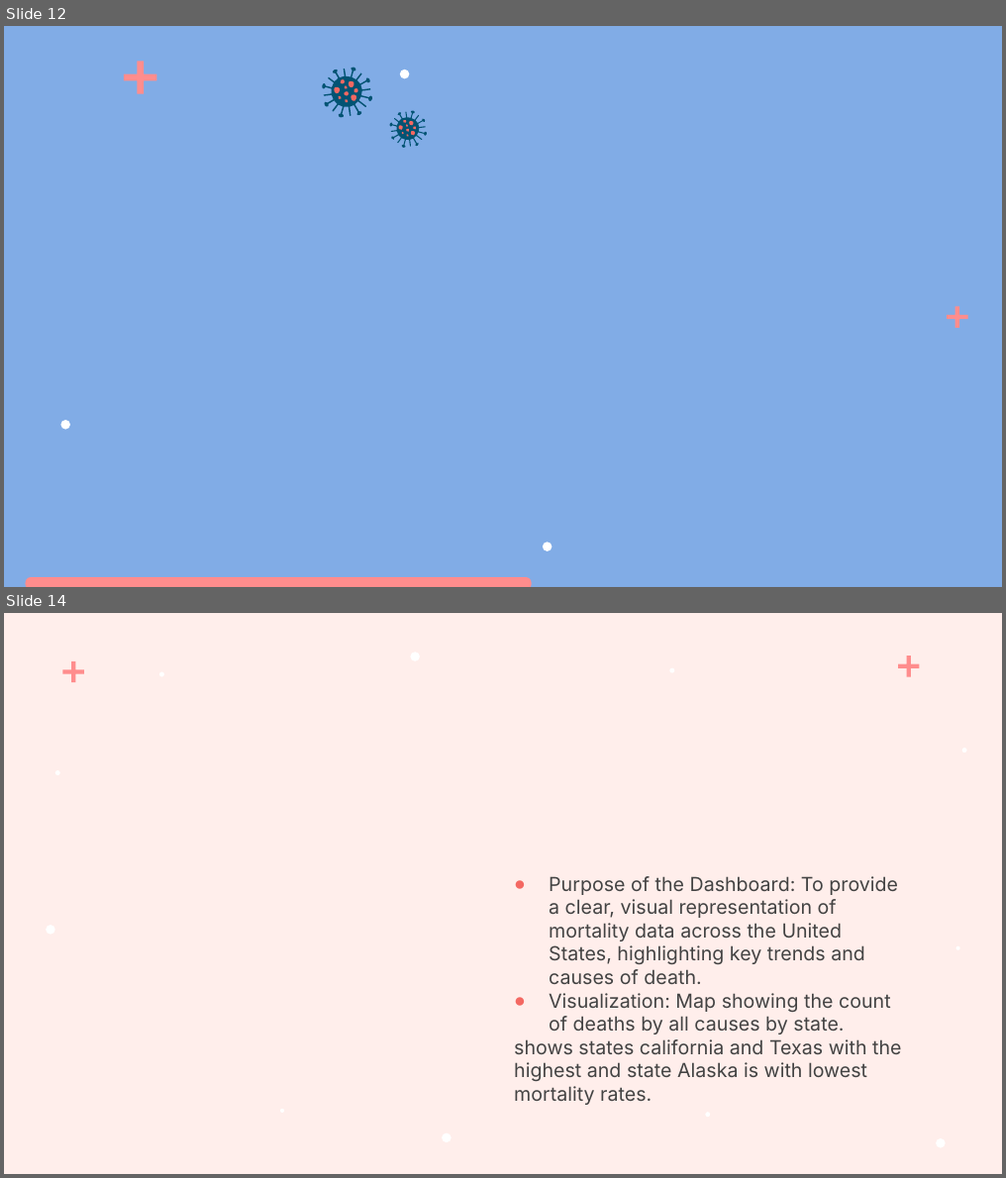
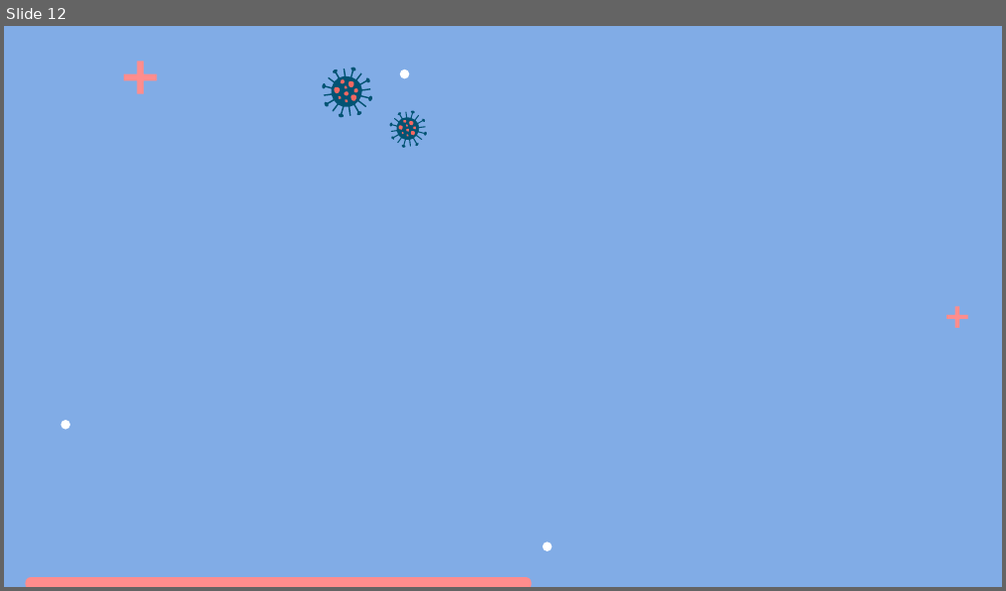
Before and after one commit to zippyprod/Project-4-Decoding-Death, a slide deck: PROJECT 4 DECODING.pptx. Shown one above the other, each under a label of ours: slides 12 and 14 before the commit, slide 12 after it; the slides between them are not shown. The pictures are 1006x1178 and 1006x591 pixels, drawn with LibreOffice and Linux fonts; fonts in the diff are those of the drawing; background and template pictures are left out. Boxes give left, top, right and bottom in pixels: in the first picture for what was removed or moved away, otherwise in the second. Text is boxed around its words. In the diff, an @@ line names an element or a change of style, - is before the commit and + after.

```diff
--- a/PROJECT 4 DECODING.pptx
+++ b/PROJECT 4 DECODING.pptx
@@ slide 14 removed at (x1=4, y1=613, x2=1002, y2=1174), background #FFEEEB @@
@@ group removed at (x1=46, y1=652, x2=967, y2=1148): 13 freeform shapes @@
@@ text removed at (x1=514, y1=876, x2=901, y2=1105) @@
-● Purpose of the Dashboard: To provide a clear, visual representation of mortality data across the United States, highlighting key trends and causes of death.
-● Visualization: Map showing the count of deaths by all causes by state.
-shows states california and Texas with the highest and state Alaska is with lowest mortality rates.
```
Also in this commit, not shown: 3 slides changed, 3 other slides removed, 1 other file.
